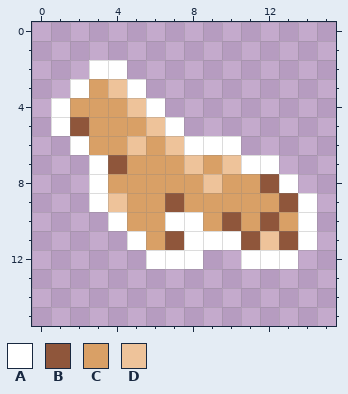
File history of a pixel-art file, Resources/Sprites/Items/corpse_parts/holy_left_arm.aseprite. Above is the file before it was changed.
16x16 pixels, 1 frame.
Palette (. is transparent): A #ffffff  B #8f563b  C #d9a066  D #eec39a
Pixels before, first column x 1:
 2 ..AA..........
 3 .ACDA.........
 4 ACCCDA........
 5 ABCCCDA.......
 6 .ACCDCDAAA....
 7 ..ABCCCDCDAA..
 8 ..ACCCCCDCCBA.
 9 ..ADCCBCCCCCBA
10 ...ACCAACBCBCA
11 ....ACBAAABDBA
12 .....AAA..AAA.
The result:
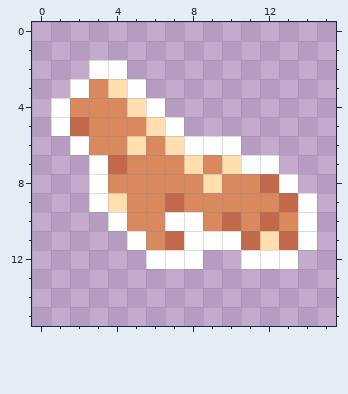
Change:
colour B: #8f563b -> #c2694c
colour C: #d9a066 -> #da895f
colour D: #eec39a -> #ffdfb0
